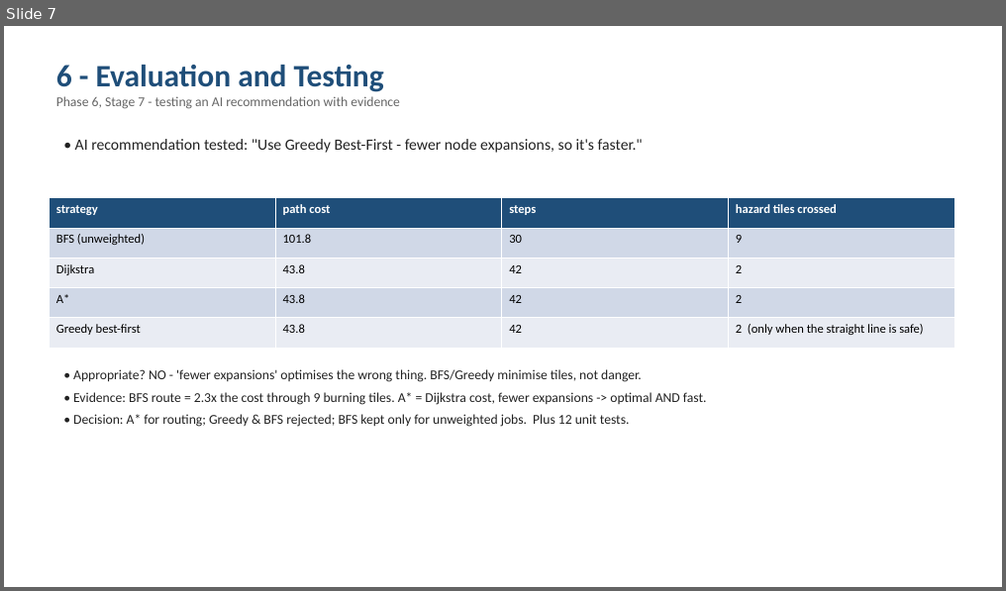
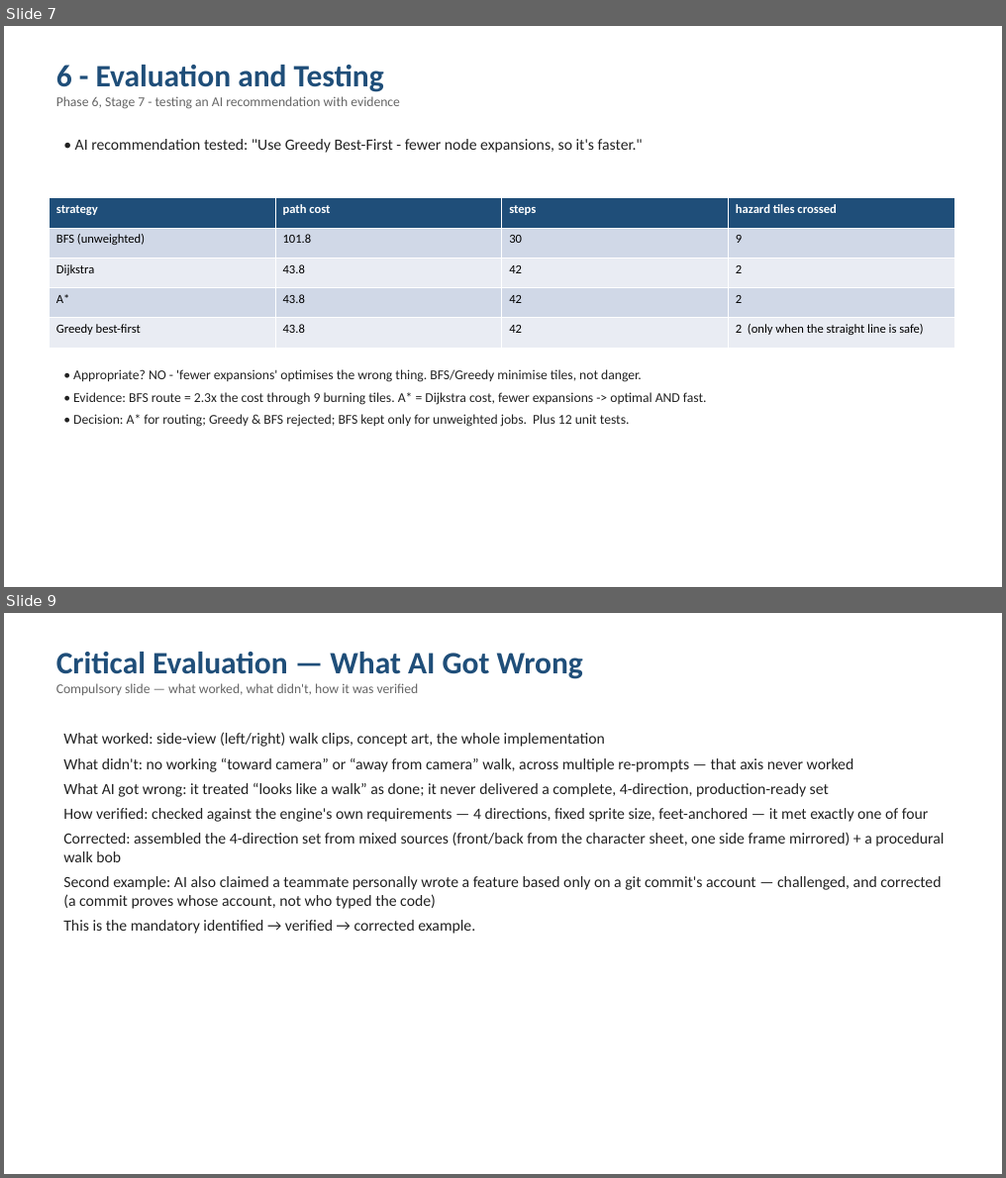
Before and after one commit to Jeb-Lee/CT3201_AI, a slide deck: docs/report/CT3201_Slides.pptx. Shown one above the other, each under a label of ours: slide 7 before the commit, slides 7 and 9 after it; the slides between them are not shown. The pictures are 1006x591 and 1006x1178 pixels, drawn with LibreOffice and Linux fonts; fonts in the diff are those of the drawing. Boxes give left, top, right and bottom in pixels: in the first picture for what was removed or moved away, otherwise in the second. Text is boxed around its words. In the diff, an @@ line names an element or a change of style, - is before the commit and + after.

```diff
--- a/docs/report/CT3201_Slides.pptx
+++ b/docs/report/CT3201_Slides.pptx
@@ slide 9 added at (x1=4, y1=613, x2=1002, y2=1174), background #FFFFFF @@
@@ text added at (x1=56, y1=652, x2=583, y2=695), 13 pt, text #666666 @@
+Critical Evaluation — What AI Got Wrong
+Compulsory slide — what worked, what didn't, how it was verified
@@ text added at (x1=63, y1=732, x2=944, y2=934), 15 pt, text #222222 @@
+What worked: side-view (left/right) walk clips, concept art, the whole implementation
+What didn't: no working “toward camera” or “away from camera” walk, across multiple re-prompts — that axis never worked
+What AI got wrong: it treated “looks like a walk” as done; it never delivered a complete, 4-direction, production-ready set
+How verified: checked against the engine's own requirements — 4 directions, fixed sprite size, feet-anchored — it met exactly one of four
+Corrected: assembled the 4-direction set from mixed sources (front/back from the character sheet, one side frame mirrored) + a procedural walk bob
+Second example: AI also claimed a teammate personally wrote a feature based only on a git commit's account — challenged, and corrected (a commit proves whose account, not who typed the code)
+This is the mandatory identified → verified → corrected example.
```
Also in this commit, not shown: 7 slides changed.
